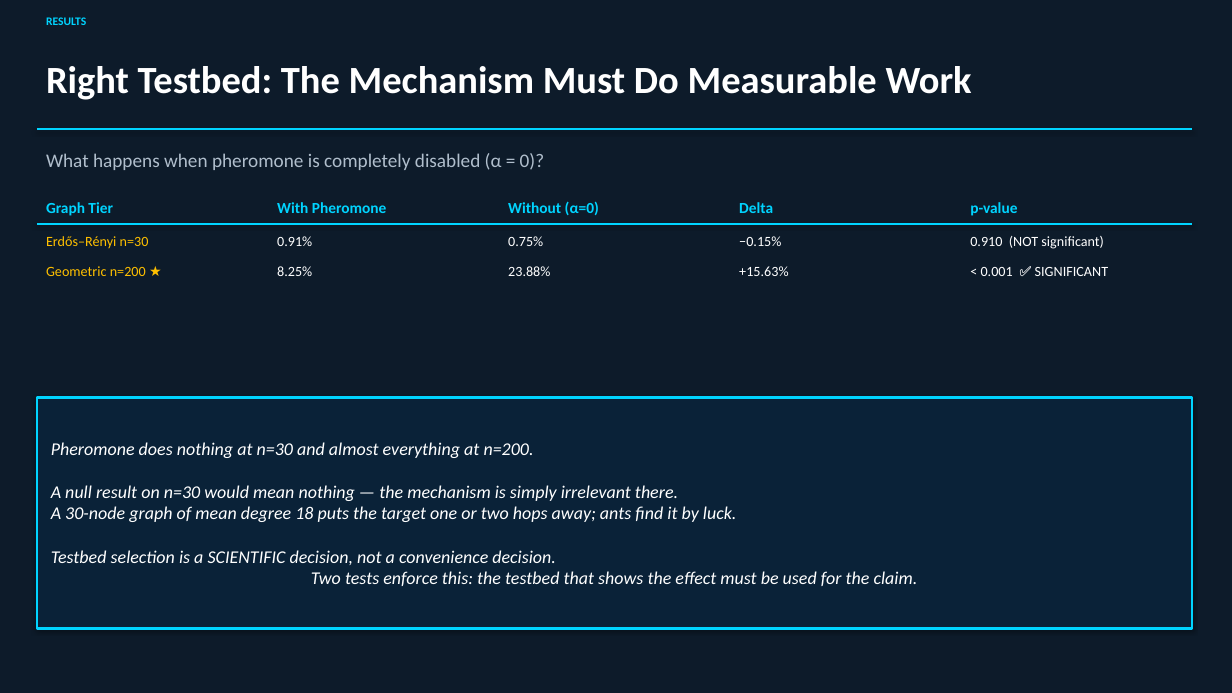
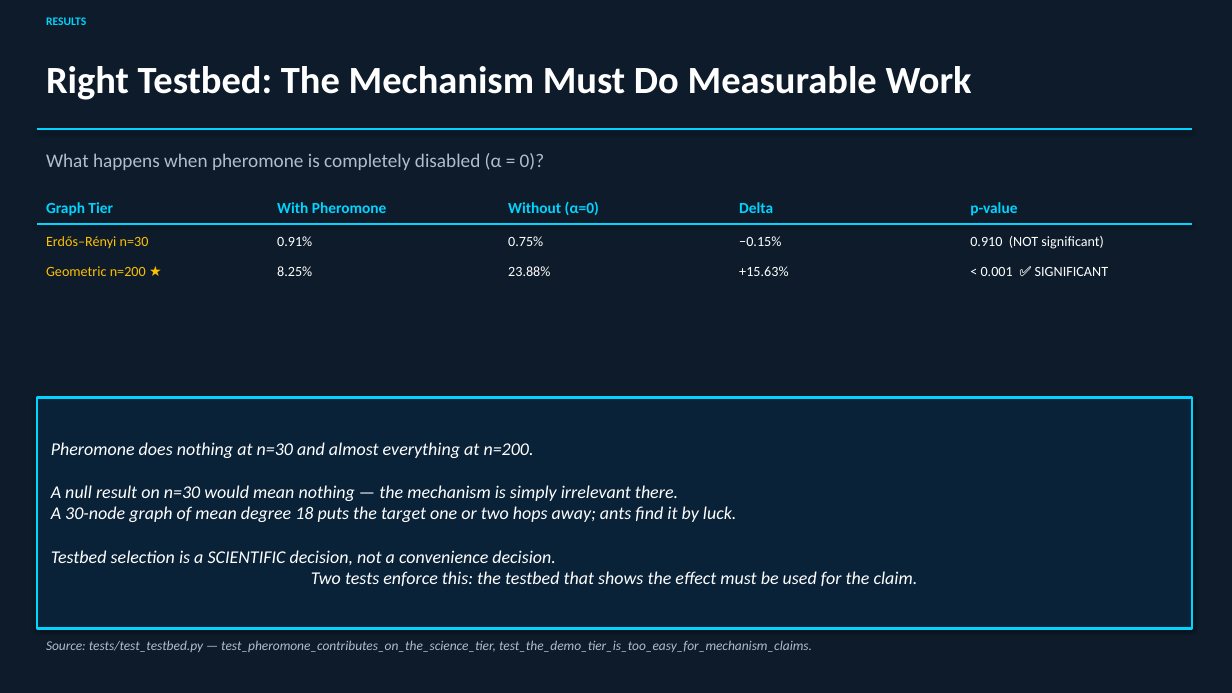
Before and after one commit to VaibhavBansal05/Dynaswarm, a slide deck: slide 30 of dynaswarm_presentation.pptx (slide 28 before the commit). Drawn at 1232x693 pixels with LibreOffice and Linux fonts; fonts in the diff are those of the drawing. Boxes give left, top, right and bottom in pixels: in the first picture for what was removed or moved away, otherwise in the second. Text is boxed around its words. In the diff, an @@ line names an element or a change of style, - is before the commit and + after.

```diff
--- a/dynaswarm_presentation.pptx
+++ b/dynaswarm_presentation.pptx
@@ text added at box(46, 640, 812, 652), 10.5 pt, text #B0BECC, italic @@
+Source: tests/test_testbed.py — test_pheromone_contributes_on_the_science_tier, test_the_demo_tier_is_too_easy_for_mechanism_claims.
```
Also in this commit, not shown: 14 other slides changed, 4 slides added, 2 slides removed, 6 other files.
